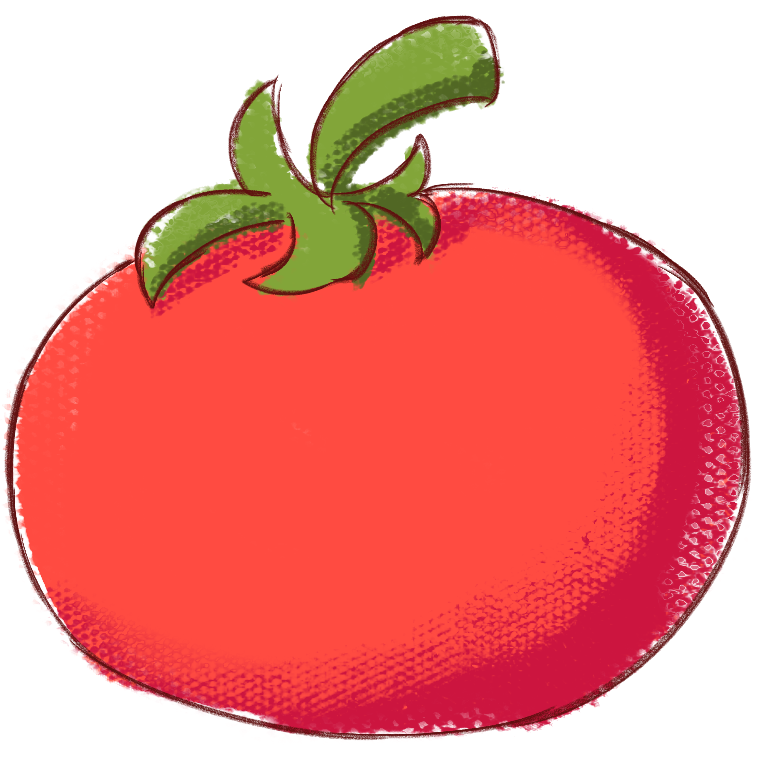
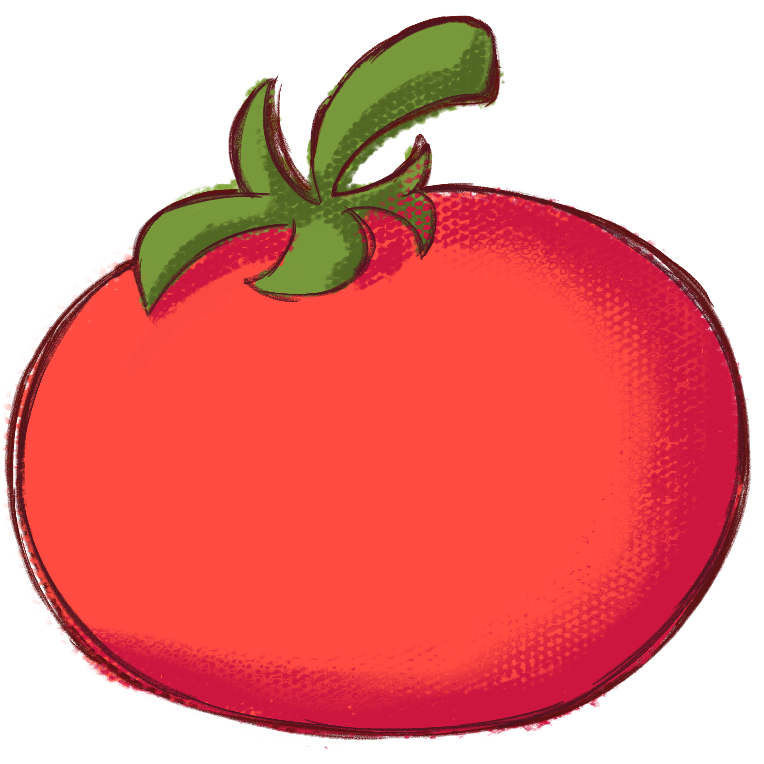
Two versions of the same layered image (764 x 764). Layer-by-layer changes:
showed "Group 4" over left=10, top=17, right=746, bottom=751
showed "Group 3" over left=14, top=17, right=749, bottom=748
